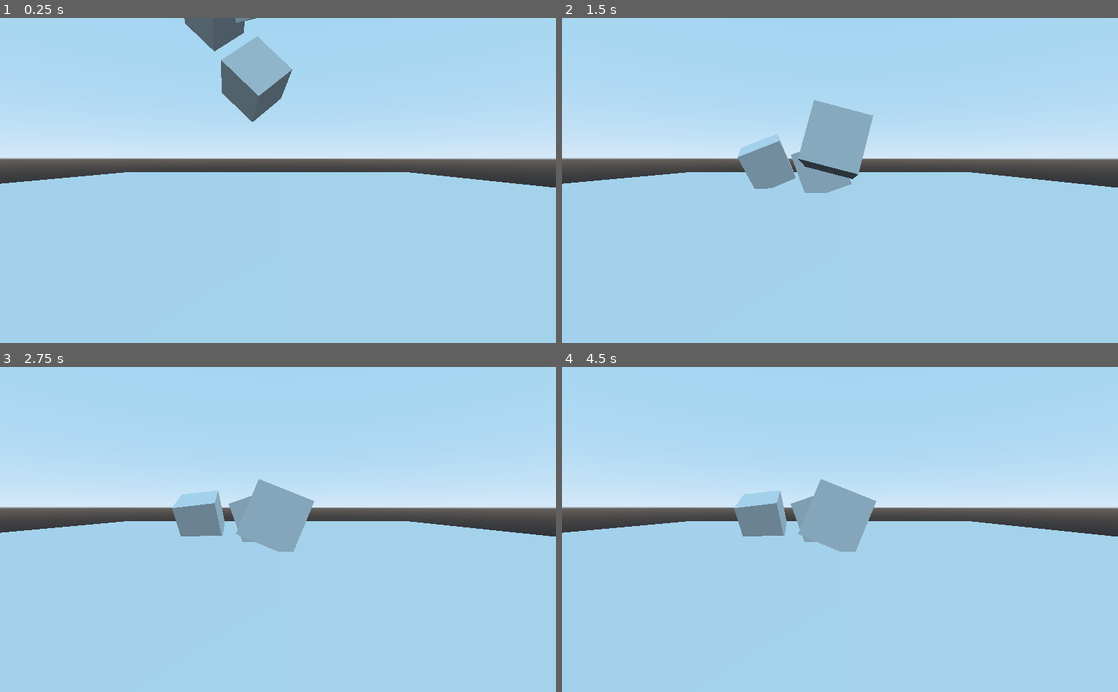
Above: before the commit, frames 1-4 (two rows, left to right).
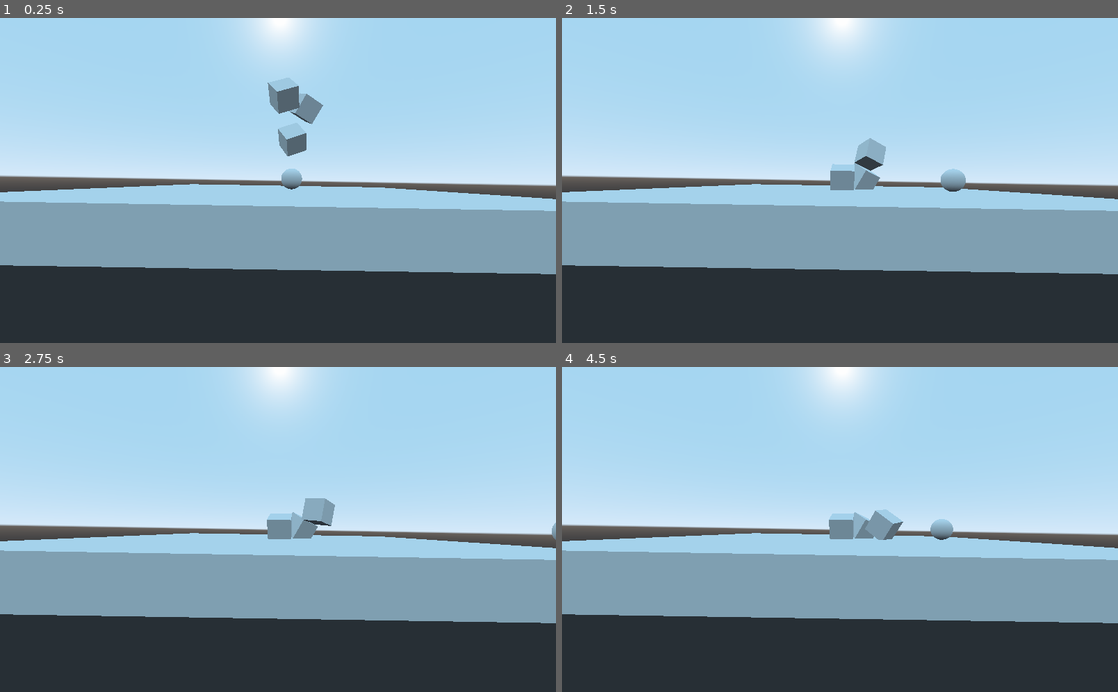
Above: after the commit, the same moments.

Repository: MLpGHub/MLpDogeBallGame
Game: Godot game, scene res://Level.tscn
Two runs of this game, one before a commit and one after it. Both use one fixed random seed, a clock stepped at 60 frames per second and the inputs below.
Inputs:
- Up to frame 1 (0.25 s): no input
- Up to frame 2 (1.5 s): hold Right (ui_right) 0.53-1.28 s; hold Down (ui_down) from 1.28 s (still down)
- Up to frame 3 (2.75 s): release Down (ui_down) at 2.03 s; hold Right (ui_right) from 2.03 s (still down)
- Up to frame 4 (4.5 s): release Right (ui_right) at 2.78 s; hold Up (ui_up) 2.78-3.53 s; hold Left (ui_left) from 3.53 s (still down)

The runs differ from the first frame. In frame 1, 57% of the frame differs, in the area x 0-100%, y 0-100%; in frame 2, 56%; in frame 3, 54%; in frame 4, 54%.

Commit message:
Add moving Ball controlled by Arrow Keys

Diff:
--- a/Level.tscn
+++ b/Level.tscn
@@ -1,4 +1,7 @@
-[gd_scene load_steps=5 format=2]
+[gd_scene load_steps=7 format=2]
+
+[ext_resource path="res://Ball.tscn" type="PackedScene" id=1]
+[ext_resource path="res://scripts/Ball.gd" type="Script" id=2]
 
 [sub_resource type="BoxShape" id=1]
 
@@ -46,7 +49,7 @@
 material/0 = null
 
 [node name="Camera" type="Camera" parent="."]
-transform = Transform( 0.00338074, -0.0940915, 0.995558, 0.000626699, 0.995564, 0.0940899, -0.999994, 0.000305821, 0.00342471, 10.4749, 2.4572, -0.977305 )
+transform = Transform( 0.999848, -0.0171043, -0.00338078, 0.0171023, 0.999854, -0.000626703, 0.00339101, 0.000568789, 0.999994, -1.37776, 1.80708, 22.3136 )
 
 [node name="Floor" type="StaticBody" parent="."]
 
@@ -56,3 +59,7 @@
 [node name="MeshInstance" type="MeshInstance" parent="Floor"]
 mesh = SubResource( 4 )
 material/0 = null
+
+[node name="Ball" parent="." instance=ExtResource( 1 )]
+transform = Transform( 1, 0, 0, 0, 1, 0, 0, 0, 1, 0, 2, 0 )
+script = ExtResource( 2 )
--- /dev/null
+++ b/scripts/Ball.gd
@@ -0,0 +1,29 @@
+extends KinematicBody
+
+#var playerName ="MLpGolfBall"
+var coinCounter
+var velocity = Vector3(0,0,0)
+const SPEED = 10
+
+func _ready():
+	pass
+
+func _physics_process(delta):
+	if Input.is_action_pressed("ui_right") and Input.is_action_pressed("ui_left"):
+		velocity.x = 0
+	elif Input.is_action_pressed("ui_right"):
+		velocity.x = SPEED
+	elif Input.is_action_pressed("ui_left"):
+		velocity.x = -SPEED
+	else:
+		velocity.x = lerp(velocity.x,0,0.1)
+	if Input.is_action_pressed("ui_up") and Input.is_action_pressed("ui_down"):
+		velocity.z = 0
+	elif Input.is_action_pressed("ui_up"):
+		velocity.z = -SPEED
+	elif Input.is_action_pressed("ui_down"):
+		velocity.z = SPEED
+	else:
+		velocity.z = lerp(velocity.z,0,0.1)
+	#TODO Gravity is within the (velocity) by using (velocity, ... )
+	move_and_slide(velocity)
Renamed: KinematicBody.tscn -> Ball.tscn
